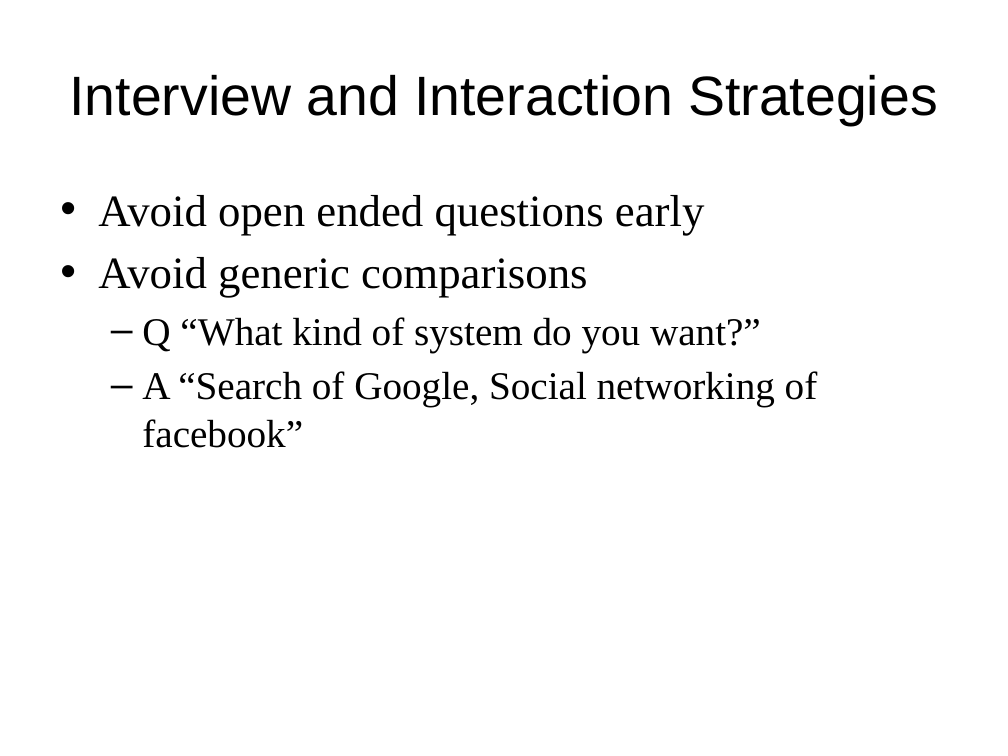
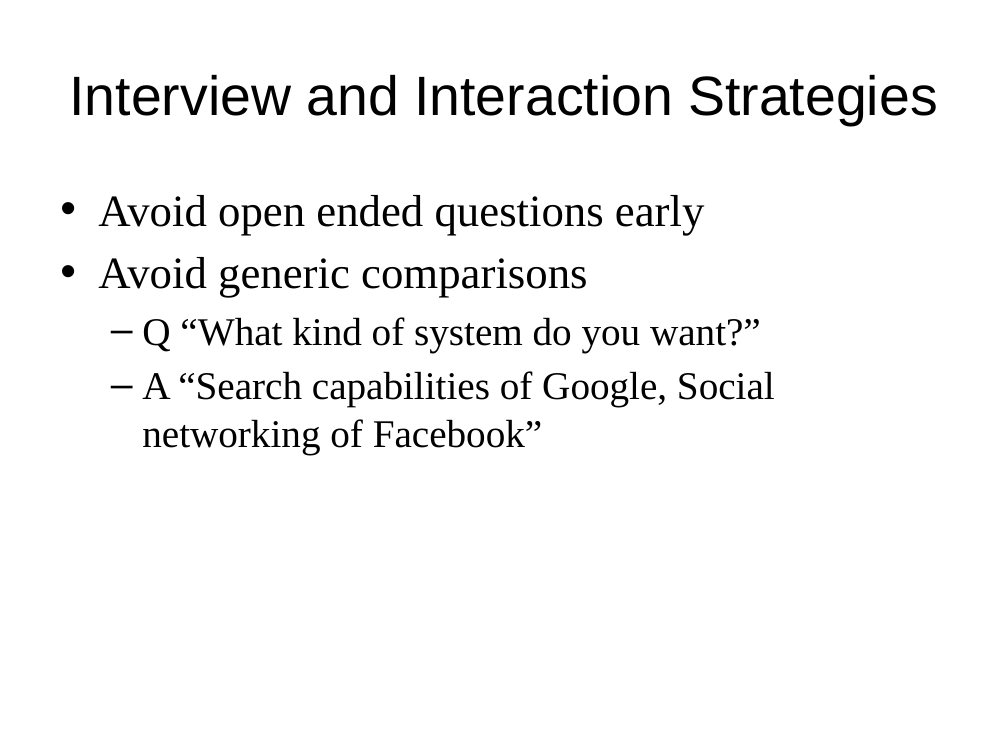
Before and after one commit to DataCurationWorkshop/HongKongCurationWorkshop, a slide deck: slide 14 of Day_3/Lab/Day_3_SystemsAnalysisForDataCuration.pptx (slide 13 before the commit). Drawn at 1008x756 pixels with LibreOffice and Linux fonts; fonts in the diff are those of the drawing; background and template pictures are left out. Boxes give left, top, right and bottom in pixels: in the first picture for what was removed or moved away, otherwise in the second. Text is boxed around its words. In the diff, an @@ line names an element or a change of style, - is before the commit and + after.

```diff
--- a/Day_3/Lab/Day_3_SystemsAnalysisForDataCuration.pptx
+++ b/Day_3/Lab/Day_3_SystemsAnalysisForDataCuration.pptx
@@ text at (142, 371, 775, 454): text changed @@
-  – A “Search of Google, Social networking of facebook”
+  – A “Search capabilities of Google, Social networking of Facebook”
```
Also in this commit, not shown: 1 other slide changed, 6 slides added, 1 slide removed, 1 other file.
